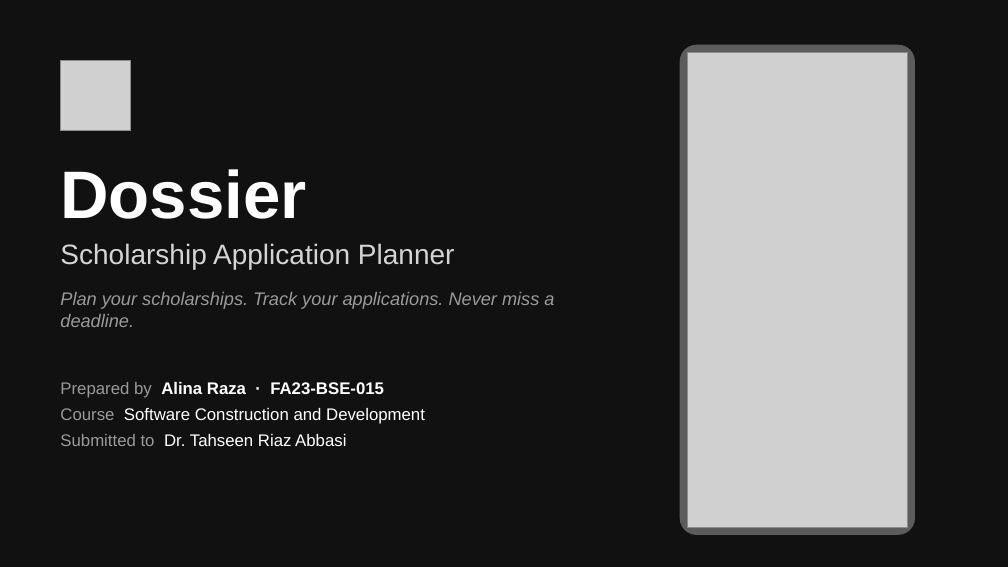
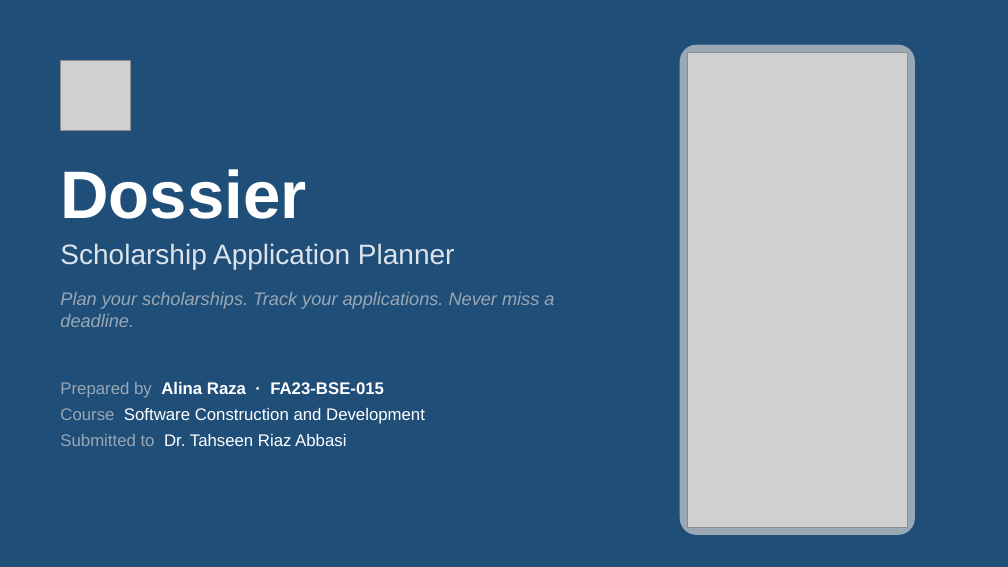
Before and after one commit to alinaraza2017/dossier, a slide deck: slide 1 of presentation_prep/02_Dossier_SCD_Lab_Mid.pptx. Drawn at 1008x567 pixels with LibreOffice and Linux fonts; fonts in the diff are those of the drawing; grey boxes stand for pictures. Boxes give left, top, right and bottom in pixels: in the first picture for what was removed or moved away, otherwise in the second. Text is boxed around its words. In the diff, an @@ line names an element or a change of style, - is before the commit and + after.

```diff
--- a/presentation_prep/02_Dossier_SCD_Lab_Mid.pptx
+++ b/presentation_prep/02_Dossier_SCD_Lab_Mid.pptx
@@ background #111111 to #1F4E79 @@
@@ rounded rectangle at <box>680,45,914,534</box>: fill #5C5C5C to #9AA7B5; outline #5C5C5C 1 pt to #9AA7B5 1 pt @@
@@ text "Scholarship Application Planner" at <box>60,243,455,270</box>: text colour #D4D4D4 to #DDE3EA @@
@@ text "Plan your scholarships. Track your ..." at <box>60,292,554,327</box>: text colour #9A9A9A to #9AA7B5 @@
@@ text "Prepared by Alina Raza · ..." at <box>60,382,425,446</box>: text colour #9A9A9A to #9AA7B5 in "Prepared by", "Course", "Submitted to" @@
```
Also in this commit, not shown: 32 other slides changed, 5 other files.
